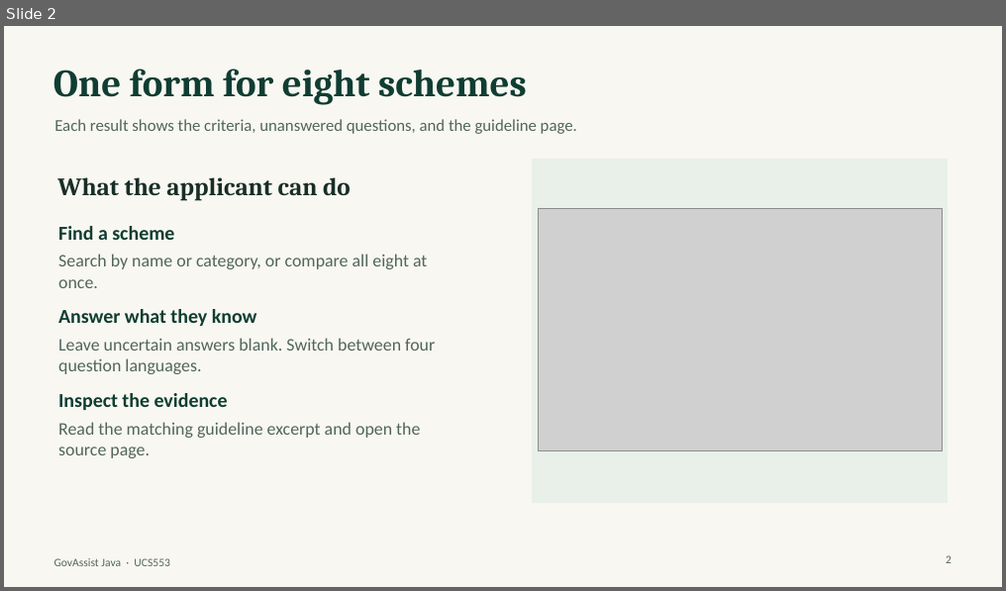
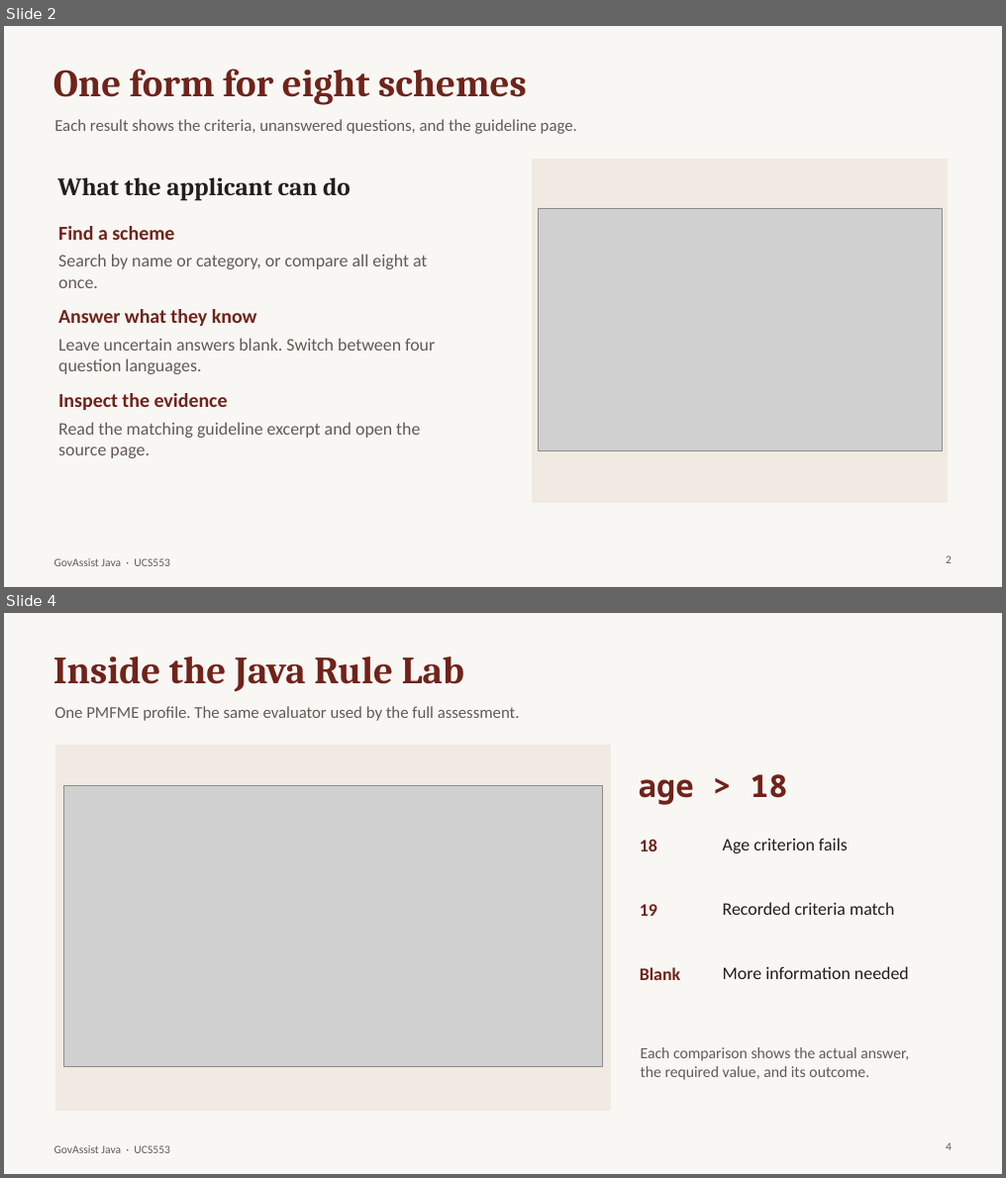
Before and after one commit to Shreyastacky/govassist-java, a slide deck: submission/GovAssist Java Presentation.pptx. Shown one above the other, each under a label of ours: slide 2 before the commit, slides 2 and 4 after it; the slides between them are not shown. The pictures are 1006x591 and 1006x1178 pixels, drawn with LibreOffice and Linux fonts; fonts in the diff are those of the drawing; grey boxes stand for pictures. Boxes give left, top, right and bottom in pixels: in the first picture for what was removed or moved away, otherwise in the second. Text is boxed around its words. In the diff, an @@ line names an element or a change of style, - is before the commit and + after.

Commit message:
Redesign GovAssist Java and add server-rendered Rule Lab

```diff
--- a/submission/GovAssist Java Presentation.pptx
+++ b/submission/GovAssist Java Presentation.pptx
@@ slide 4 added at (x1=4, y1=613, x2=1002, y2=1174), background #F8F7F4; not listed: 1 template element that a slide beside it also shows @@
@@ text added at (x1=54, y1=657, x2=464, y2=692), 37 pt, text #70231A, bold @@
+Inside the Java Rule Lab
@@ text added at (x1=54, y1=706, x2=520, y2=721), 16 pt, text #625B56 @@
+One PMFME profile. The same evaluator used by the full assessment.
@@ rectangle added at (x1=55, y1=746, x2=611, y2=1111), fill #F0EAE2, outline #F0EAE2 0.65 pt @@
@@ picture added at (x1=63, y1=785, x2=602, y2=1067) @@
@@ text added at (x1=638, y1=774, x2=788, y2=805), 30 pt, text #70231A, bold @@
+age > 18
@@ text added at (x1=640, y1=839, x2=657, y2=852), 17 pt, text #70231A, bold @@
+18
@@ text added at (x1=723, y1=838, x2=847, y2=854), 17 pt, text #211F1E @@
+Age criterion fails
@@ text added at (x1=640, y1=904, x2=657, y2=916), 17 pt, text #70231A, bold @@
+19
@@ text added at (x1=723, y1=902, x2=894, y2=915), 17 pt, text #211F1E @@
+Recorded criteria match
@@ text added at (x1=640, y1=967, x2=680, y2=980), 17 pt, text #70231A, bold @@
+Blank
@@ text added at (x1=723, y1=966, x2=909, y2=979), 17 pt, text #211F1E @@
+More information needed
@@ text added at (x1=641, y1=1048, x2=909, y2=1080), 15 pt, text #625B56 @@
+Each comparison shows the actual answer, the required value, and its outcome.
@@ page number added at (x1=945, y1=1144, x2=951, y2=1151), 11 pt, text #625B56 @@
+4
@@ slide 2 changed as well @@
@@ background #F8F7F1 to #F8F7F4 @@
@@ text "What the applicant can do" at (x1=57, y1=177, x2=350, y2=201): text colour #182E27 to #211F1E @@
@@ text colour #103D32 to #70231A in 4 elements at (x1=54, y1=69, x2=527, y2=105), (x1=58, y1=226, x2=174, y2=240), (x1=58, y1=309, x2=257, y2=326), (x1=58, y1=393, x2=228, y2=410) @@
@@ text colour #52665C to #625B56 in 5 elements at (x1=54, y1=119, x2=577, y2=134), (x1=58, y1=254, x2=427, y2=288), (x1=58, y1=338, x2=435, y2=374), (x1=58, y1=422, x2=420, y2=459), (x1=54, y1=559, x2=169, y2=567) @@
```
Also in this commit, not shown: 6 other slides changed, 1 slide removed, 24 other files.
